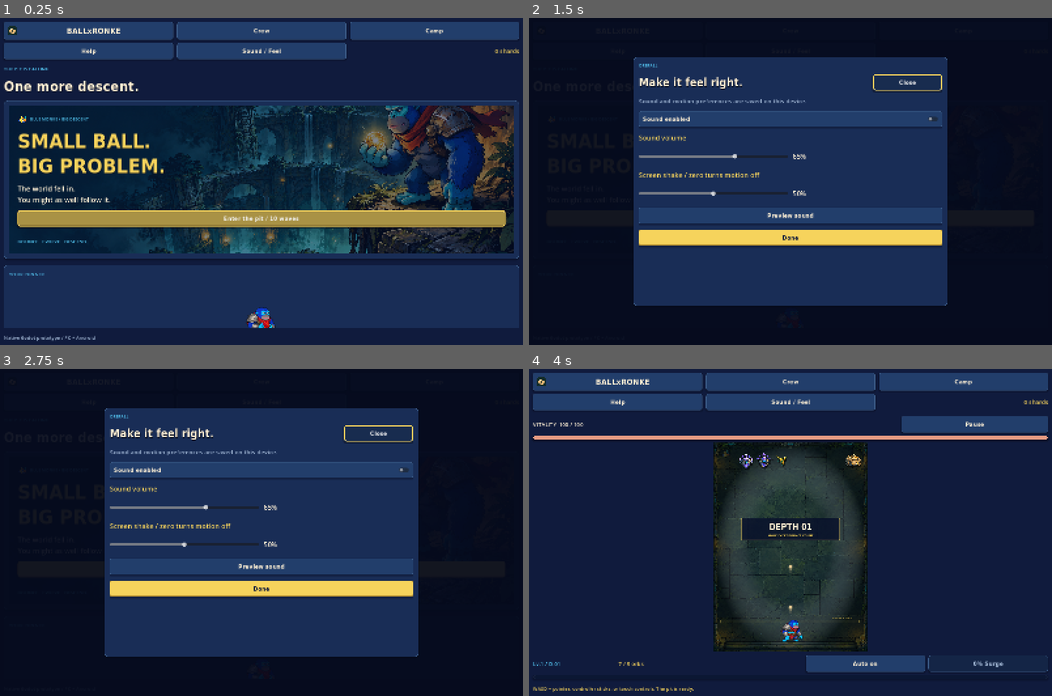
Above: before the commit, frames 1-4 (two rows, left to right).
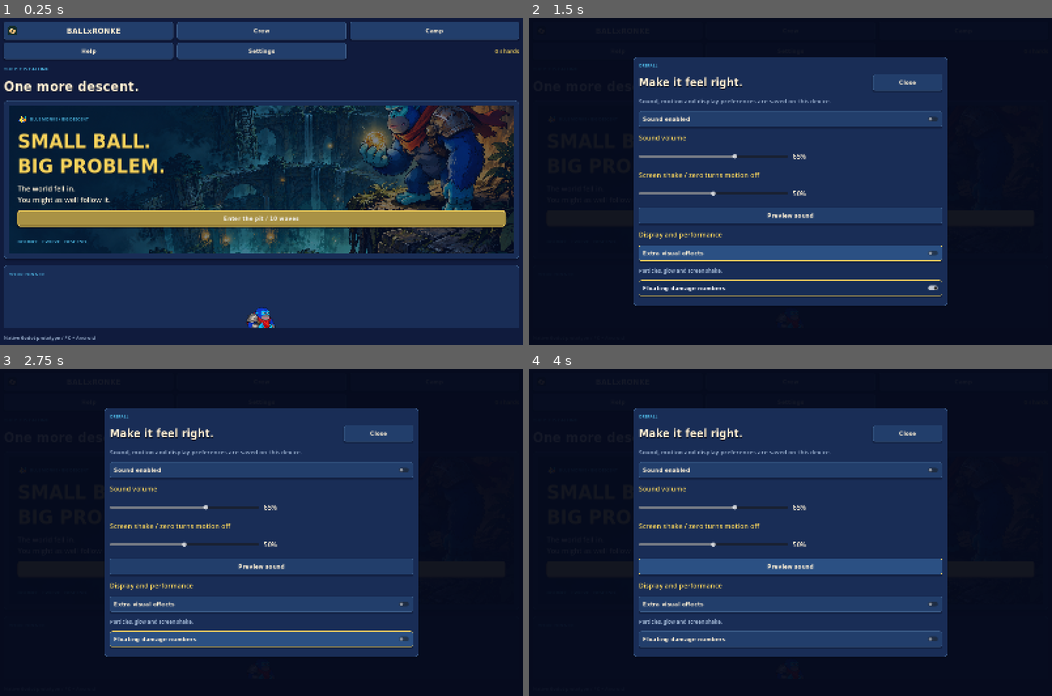
Above: after the commit, the same moments.

Repository: betraykuroro99-ai/BALLxRONKE
Game: Godot game, scene res://scenes/main.tscn
Same seed, same stepped clock (60 frames per second), same inputs: the game is played once before the commit and once after it.
Inputs (mouse positions are in pixels of both pictures, inside the frame that each line leads up to):
- Up to frame 1 (0.25 s): no input
- Up to frame 2 (1.5 s): click "Sound / Feel" (after the commit: "Settings") at 0.5 s; click (790, 253) at 1.25 s, where only the run after the commit has a clickable "Extra visual effects"
- Up to frame 3 (2.75 s): click (261, 640) at 2 s, where only the run after the commit has a clickable "Floating damage numbers"
- Up to frame 4 (4 s): click (790, 588) at 2.75 s, where only the run before the commit has a clickable "Done"; click "Enter the pit / 10 waves" at 3.5 s

The runs differ from the first frame. In frame 1, less than 0.1% of the frame differs, in the area x 46-54%, y 9-12%; in frame 2, 7.1%; in frame 3, 7.6%; in frame 4, 94%, in the area x 0-100%, y 0-100%.

Commit message:
Add saved frame-rate and visual-effect performance controls

Diff:
--- a/godot/scripts/app.gd
+++ b/godot/scripts/app.gd
@@ -77,6 +77,7 @@
 	sound.volume = progress.volume
 	_build_interface()
 	arena.shake_strength = progress.shake
+	_apply_video_preferences()
 	resized.connect(_responsive_layout)
 	get_tree().root.size_changed.connect(_window_changed)
 	ready_done = true
@@ -245,7 +246,7 @@
 	_button(header, "Crew", open_crew)
 	_button(header, "Camp", open_camp)
 	_button(header, "Help", open_help).size_flags_stretch_ratio = 0.4
-	volume_button = _button(header, "Sound / Feel", open_feedback)
+	volume_button = _button(header, "Settings", open_feedback)
 	volume_button.size_flags_stretch_ratio = 0.8
 	shard_label = _label(header, "0 shards", 18, BANANA)
 	shard_label.horizontal_alignment = HORIZONTAL_ALIGNMENT_RIGHT
@@ -798,7 +799,7 @@
 		return
 	var content = _open_modal("pause", "The pit can wait.", "Your descent is paused. Nothing moves until you are ready.")
 	_button(content, "Keep descending", _close_modal, true)
-	_button(content, "Sound / Feel", func(): open_feedback(true))
+	_button(content, "Settings", func(): open_feedback(true))
 	_button(content, "Bank shards and leave", _abandon_run)
 	_focus_modal()
 
@@ -843,7 +844,7 @@
 func open_feedback(from_pause: bool = false) -> void:
 	if _critical():
 		return
-	var content = _open_modal("feedback", "Make it feel right.", "Sound and motion preferences are saved on this device.")
+	var content = _open_modal("feedback", "Make it feel right.", "Sound, motion and display preferences are saved on this device.")
 	var mute = CheckButton.new()
 	mute.text = "Sound enabled"
 	mute.button_pressed = not sound.muted
@@ -867,11 +868,46 @@
 			arena.shake_energy = 0.0
 		_save())
 	_button(content, "Preview sound", func(): sound.play_event("level"))
+	_label(content, "Display and performance", 21, BANANA)
+	_preference_toggle(content, "effects", "Extra visual effects", progress.effects)
+	_label(content, "Particles, glow and screen shake.", 16, MUTED)
+	_preference_toggle(content, "damage_numbers", "Floating damage numbers", progress.damage_numbers)
+	_label(content, "Attack lanes, health bars and danger warnings always stay visible.", 16, MUTED)
+	var frame_row = _hbox(content)
+	_label(frame_row, "Frame rate limit", 19)
+	var frame_choice = OptionButton.new()
+	frame_choice.custom_minimum_size = Vector2(165, 48)
+	frame_choice.set_meta("preference", "frame_limit")
+	for cap in [30, 60, 120]:
+		frame_choice.add_item("%d FPS" % cap, cap)
+	frame_choice.select([30, 60, 120].find(int(progress.frame_limit)))
+	frame_row.add_child(frame_choice)
+	frame_choice.item_selected.connect(func(index):
+		progress.frame_limit = frame_choice.get_item_id(index)
+		_apply_video_preferences()
+		_save())
+	_label(content, "30 uses fewer frames; 60 is the default. 120 depends on your device and display.", 16, MUTED)
 	_button(content, "Back to pause" if from_pause else "Done", func():
 		_close_modal()
 		if from_pause:
 			pause_run(), true)
 	_focus_modal()
+
+func _apply_video_preferences() -> void:
+	Engine.max_fps = int(progress.frame_limit)
+	arena.configure_presentation(progress.effects, progress.damage_numbers)
+
+func _preference_toggle(parent: Node, key: String, text: String, enabled: bool) -> void:
+	var toggle = CheckButton.new()
+	toggle.text = text
+	toggle.button_pressed = enabled
+	toggle.custom_minimum_size.y = 48
+	toggle.set_meta("preference", key)
+	parent.add_child(toggle)
+	toggle.toggled.connect(func(value):
+		progress[key] = value
+		_apply_video_preferences()
+		_save())
 
 func _feedback_slider(parent: Control, key: String, value: float, changed: Callable) -> void:
 	var row = _hbox(parent)
--- a/godot/scripts/arena.gd
+++ b/godot/scripts/arena.gd
@@ -25,6 +25,7 @@
 var chains: Array = []
 var styles: Dictionary = {}
 var effects = true
+var damage_numbers = true
 var banner = ""
 var banner_time = 0.0
 var font: Font
@@ -81,6 +82,19 @@
 	rings.clear()
 	chains.clear()
 	reset_input()
+	queue_redraw()
+
+func configure_presentation(enabled: bool, numbers: bool) -> void:
+	effects = enabled
+	damage_numbers = numbers
+	if not effects:
+		particles.clear()
+		rings.clear()
+		chains.clear()
+		shake_energy = 0.0
+		shake_offset = Vector2.ZERO
+	if not damage_numbers:
+		labels.clear()
 	queue_redraw()
 
 func reset_input() -> void:
@@ -201,7 +215,7 @@
 	if kind == "wave":
 		banner = "GUARDIAN AHEAD" if event.boss else "DEPTH %02d" % event.wave
 		banner_time = 2.1
-	if kind == "damage" and labels.size() < 45:
+	if kind == "damage" and damage_numbers and labels.size() < 45:
 		labels.append({"pos": event.pos + Vector2(randf_range(-8, 8), -25), "text": str(event.value) + ("!" if event.crit else ""), "crit": event.crit, "life": 0.65})
 	if kind in ["hit", "kill", "hurt", "surge", "dash", "shield"] and effects:
 		var count = 28 if kind == "surge" else 11 if kind == "kill" else 5
--- a/godot/scripts/save_store.gd
+++ b/godot/scripts/save_store.gd
@@ -17,6 +17,7 @@
 static func fresh() -> Dictionary:
 	return {"version": VERSION, "shards": 0, "total_kills": 0, "best_wave": 0,
 		"runs": 0, "wins": 0, "last_crew": "warrior", "world": 0,
+		"effects": true, "damage_numbers": true, "frame_limit": 60,
 		"last_run": {}, "muted": true, "volume": 0.65, "shake": 0.5, "meta": {"vitality": 0, "power": 0, "reserves": 0}}
 
 static func load_progress() -> Dictionary:
@@ -58,6 +59,11 @@
 		var value = raw.get(key, result[key])
 		if (value is int or value is float) and is_finite(float(value)):
 			result[key] = clampf(float(value), 0.0, 1.0)
+	for key in ["effects", "damage_numbers"]:
+		result[key] = raw.get(key, true) != false
+	var frame_limit = raw.get("frame_limit", 60)
+	if (frame_limit is int or frame_limit is float) and is_finite(float(frame_limit)) and float(frame_limit) in [30.0, 60.0, 120.0]:
+		result.frame_limit = int(frame_limit)
 	result.last_run = sanitize_report(raw.get("last_run", {}))
 	return result
 
--- a/godot/tests/engine_test.gd
+++ b/godot/tests/engine_test.gd
@@ -251,6 +251,10 @@
 	check(clean.shards == 0 and clean.meta.power == 3 and clean.last_crew == "warrior" and clean.world == 0, "Save input validation")
 	check(RonkeSave.sanitize({"volume": -4, "shake": 8}).volume == 0 and RonkeSave.sanitize({"shake": 8}).shake == 1, "Feedback values clamp safely")
 	check(RonkeSave.sanitize({"volume": "bad", "shake": NAN}).shake == 0.5, "Invalid feedback values use defaults")
+	check(RonkeSave.sanitize({"frame_limit": 30.0}).frame_limit == 30 and RonkeSave.sanitize({"frame_limit": 60.5}).frame_limit == 60, "JSON numeric frame limits load without accepting fractional caps")
+	check(RonkeSave.sanitize({"frame_limit": 120}).frame_limit == 120 and RonkeSave.sanitize({"frame_limit": 30}).frame_limit == 30, "Supported frame limits load")
+	check(RonkeSave.sanitize({"frame_limit": INF}).frame_limit == 60 and RonkeSave.sanitize({"frame_limit": "30"}).frame_limit == 60, "Invalid frame limits use safe default")
+	check(not RonkeSave.sanitize({"effects": false, "damage_numbers": false}).effects and RonkeSave.sanitize({}).damage_numbers, "Optional feedback preferences preserve old saves")
 	var save = RonkeSave.fresh()
 	save.shards = 42
 	check(RonkeSave.write_progress(save) == OK, "Save write")
--- a/godot/tests/ui_test.gd
+++ b/godot/tests/ui_test.gd
@@ -51,12 +51,38 @@
 			slider.value = 0.4
 	check(scene.progress.shake == 0 and scene.arena.shake_strength == 0, "Motion can be disabled")
 	check(absf(RonkeSave.load_progress().volume - 0.4) < 0.001, "Volume setting persists")
+	for toggle in scene.modal_content.find_children("*", "CheckButton", true, false):
+		if toggle.has_meta("preference"):
+			toggle.button_pressed = false
+	check(not scene.arena.effects and not scene.arena.damage_numbers, "Performance preferences apply immediately")
+	for option in scene.modal_content.find_children("*", "OptionButton", true, false):
+		if option.get_meta("preference", "") == "frame_limit":
+			option.select(0)
+			option.item_selected.emit(0)
+	check(Engine.max_fps == 30 and RonkeSave.load_progress().frame_limit == 30, "Frame limit applies and persists")
+	for option in scene.modal_content.find_children("*", "OptionButton", true, false):
+		if option.get_meta("preference", "") == "frame_limit":
+			option.select(1)
+			option.item_selected.emit(1)
+	check(Engine.max_fps == 60, "Default frame limit restores")
 	scene._close_modal()
 	scene._select_crew("warrior")
 	scene.start_button.pressed.emit()
 	await process_frame
 	check(scene.model != null and scene.game_view.visible and not scene.home_view.visible, "Start button enters native game")
 	check(scene.arena.texture.get_width() == 1024, "Live arena uses real sprite texture")
+	scene.arena.push_event({"type": "hit", "pos": Vector2(300, 300)})
+	scene.arena.push_event({"type": "damage", "pos": Vector2(300, 300), "value": 10, "crit": false})
+	check(scene.arena.particles.is_empty() and scene.arena.labels.is_empty(), "Disabled effects and numbers do not allocate feedback")
+	scene.arena.push_event({"type": "wave", "wave": 5, "boss": true})
+	check(scene.arena.banner == "GUARDIAN AHEAD", "Essential guardian cue survives reduced effects")
+	scene.arena.configure_presentation(true, true)
+	scene.arena.push_event({"type": "hit", "pos": Vector2(300, 300)})
+	scene.arena.push_event({"type": "damage", "pos": Vector2(300, 300), "value": 10, "crit": false})
+	check(not scene.arena.particles.is_empty() and not scene.arena.labels.is_empty(), "Feedback can be restored during a run")
+	scene.arena.configure_presentation(false, false)
+	check(scene.arena.particles.is_empty() and scene.arena.labels.is_empty(), "Reducing feedback clears already-active effects")
+	scene.arena.configure_presentation(true, true)
 	var key = InputEventKey.new()
 	key.physical_keycode = KEY_D
 	key.pressed = true
@@ -88,6 +114,10 @@
 	scene.open_feedback(true)
 	await process_frame
 	check(scene.paused and scene.model.time == old_time, "Feedback settings keep combat paused")
+	for toggle in scene.modal_content.find_children("*", "CheckButton", true, false):
+		if toggle.get_meta("preference", "") == "effects":
+			toggle.button_pressed = true
+	check(scene.paused and scene.arena.effects, "Changing effects in settings keeps combat paused")
 	scene.arena.push_event({"type": "hurt", "pos": Vector2(300, 700)})
 	scene.arena._process(0.01)
 	check(scene.arena.shake_offset == Vector2.ZERO and scene.arena.hurt_flash > 0, "Zero shake retains damage warning")
Not shown, changed: docs/COMBAT_POLISH.md
Not shown, added: docs/PERFORMANCE_SETTINGS.md
Not shown, changed: godot/README.md
Not shown, changed: godot/VALIDATION.md
